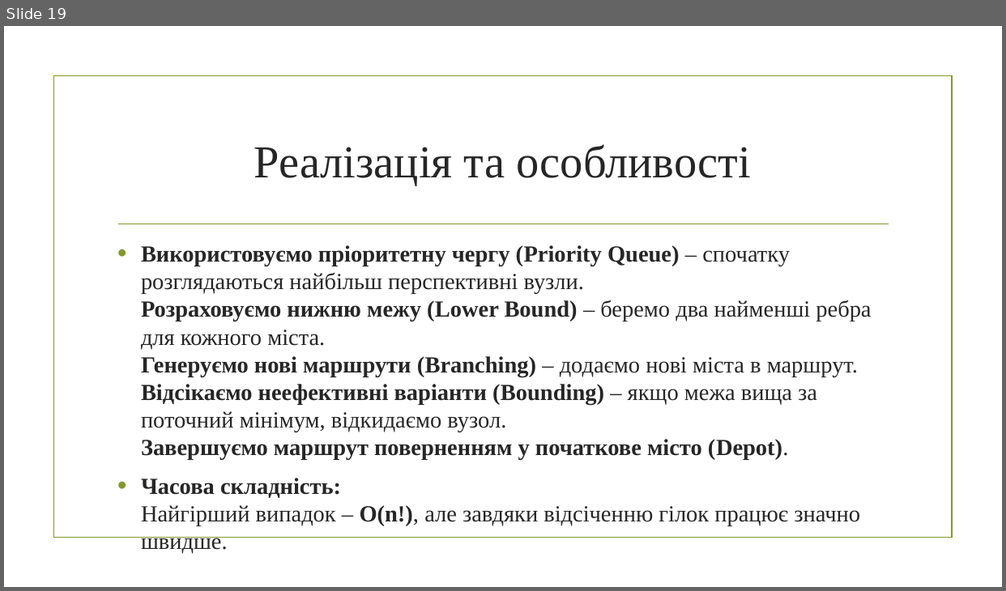
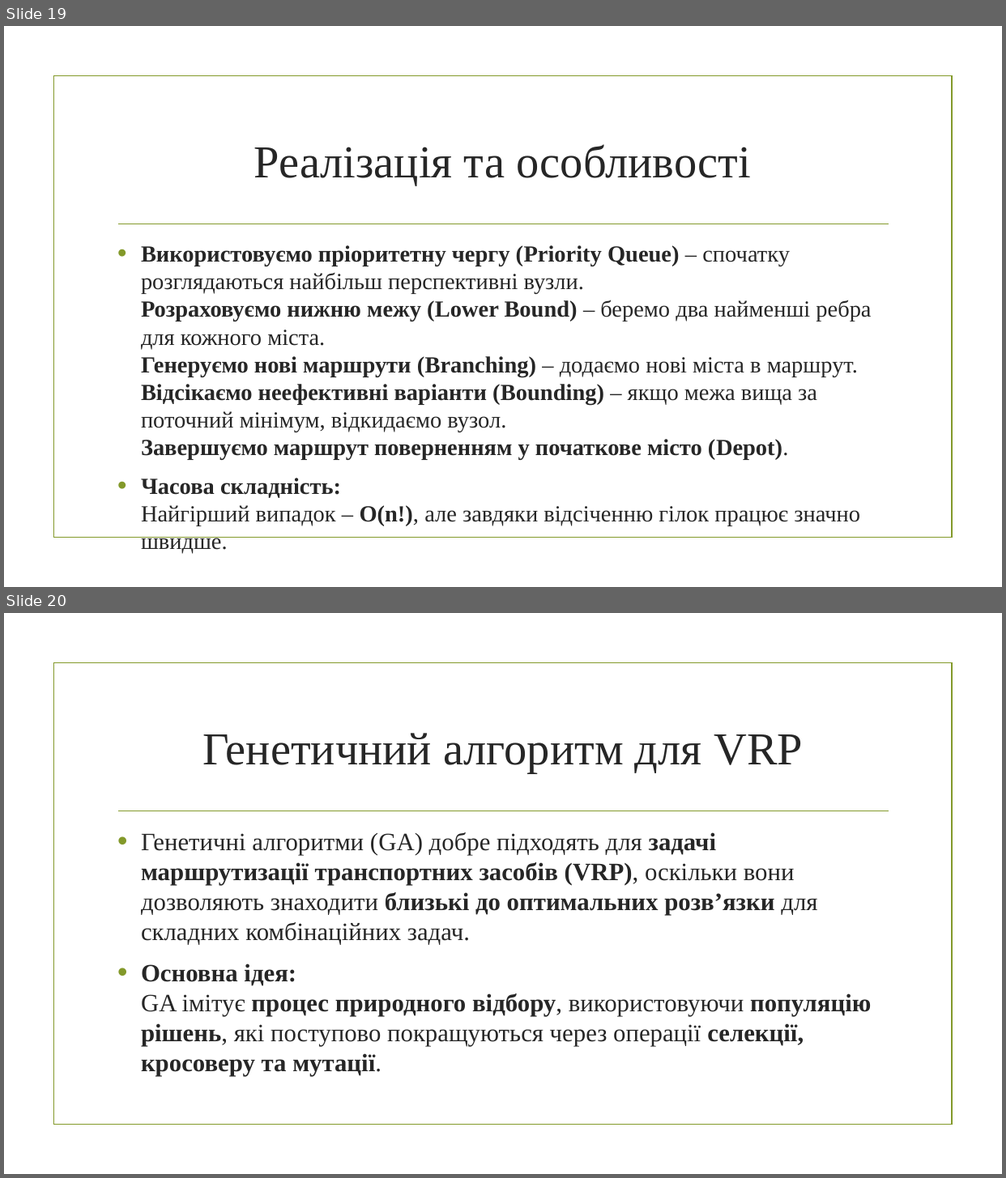
Before and after one commit to mecchmatProjects/Facultative, a slide deck: Lect6.pptx. Shown one above the other, each under a label of ours: slide 19 before the commit, slides 19 and 20 after it. The pictures are 1006x591 and 1006x1178 pixels, drawn with LibreOffice and Linux fonts; fonts in the diff are those of the drawing; background and template pictures are left out. Boxes give left, top, right and bottom in pixels: in the first picture for what was removed or moved away, otherwise in the second. Text is boxed around its words. In the diff, an @@ line names an element or a change of style, - is before the commit and + after.

```diff
--- a/Lect6.pptx
+++ b/Lect6.pptx
@@ slide 20 added at bbox=[4, 613, 1002, 1174], background picture (left out); not listed: 2 template elements that a slide beside it also shows @@
@@ title added at bbox=[203, 733, 803, 773], 44 pt, text #262626 @@
+Генетичний алгоритм для VRP
@@ text added at bbox=[141, 833, 871, 1076], 24 pt, text #262626 @@
+• Генетичні алгоритми (GA) добре підходять для задачі маршрутизації транспортних засобів (VRP), оскільки вони дозволяють знаходити близькі до оптимальних розв’язки для складних комбінаційних задач.
+• Основна ідея:
+  GA імітує процес природного відбору, використовуючи популяцію рішень, які поступово покращуються через операції селекції, кросоверу та мутації.
```
Also in this commit, not shown: 1 slide changed, 8 other slides added, 2 slides removed, 1 other file.
